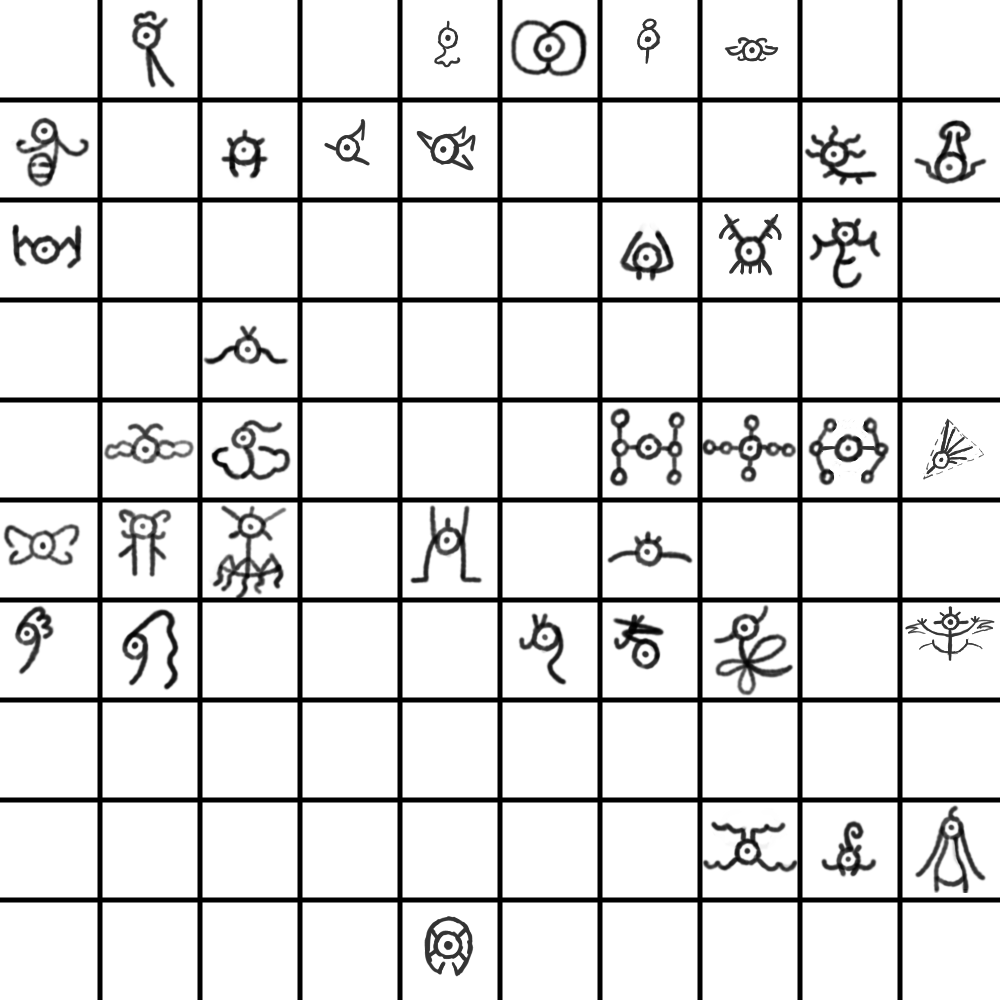
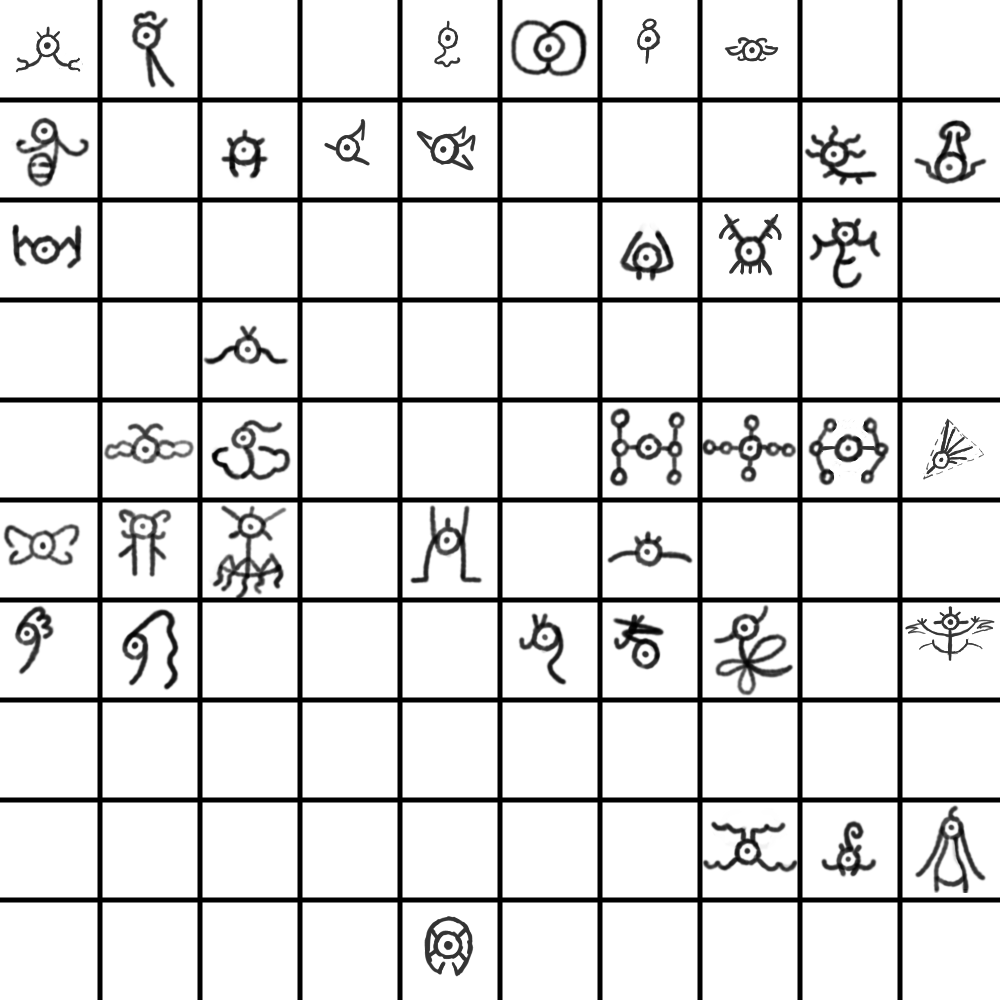
Layered file, before and after one edit (w=1000, h=1000). Changes by layer:
painted on "Paint Layer 1" (1st of 2) over [15, 26, 83, 73]
painted on "Paint Layer 1" (2nd of 2) over [15, 26, 83, 73]
